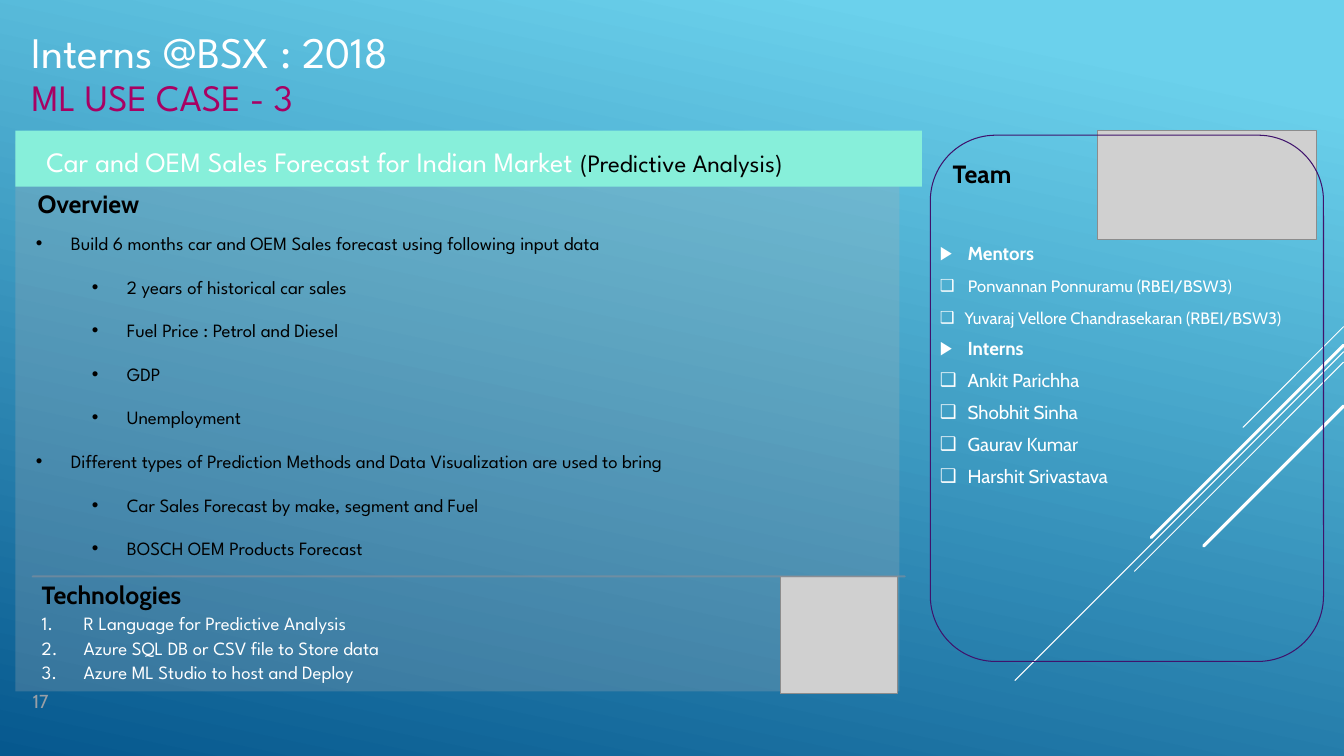
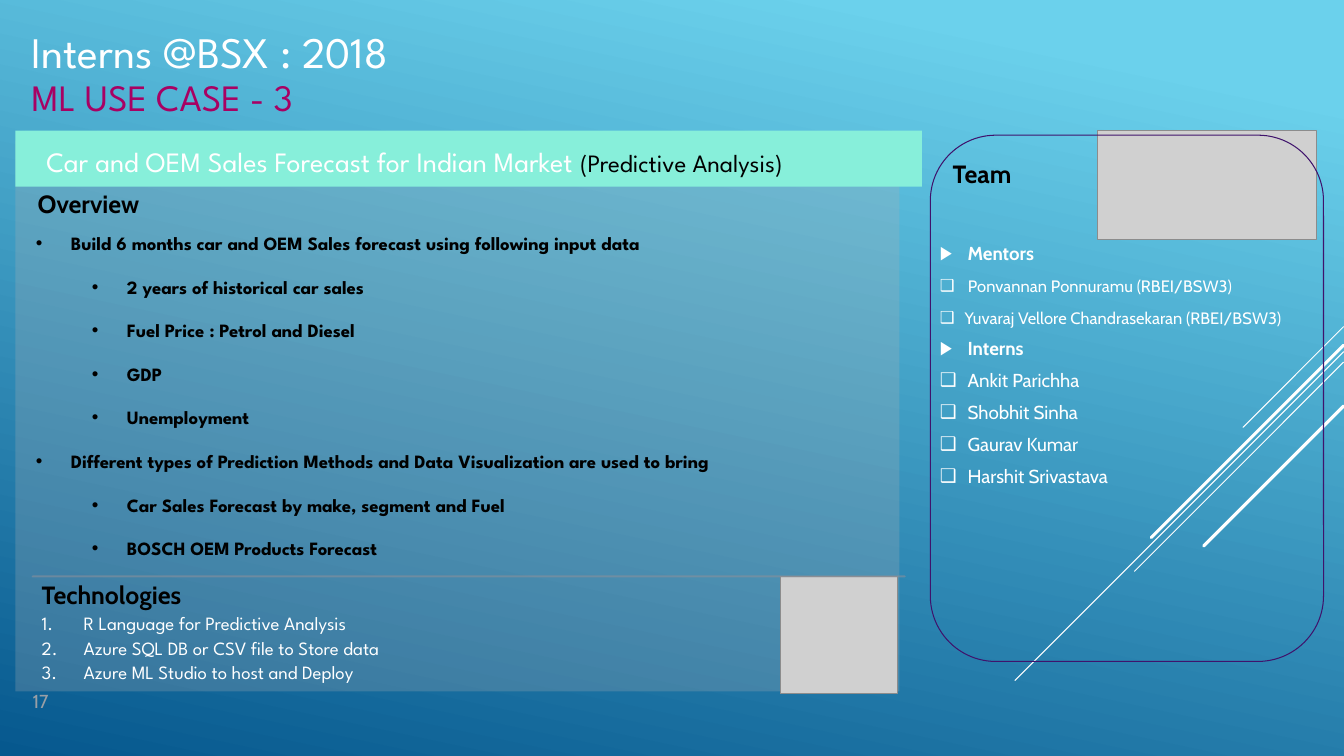
Before and after one commit to ankitparichha/NEWR, a slide deck: slide 18 of NEWPPT.pptx. Drawn at 1344x756 pixels with LibreOffice and Linux fonts; fonts in the diff are those of the drawing; grey boxes stand for pictures. Boxes give left, top, right and bottom in pixels: in the first picture for what was removed or moved away, otherwise in the second. Text is boxed around its words. In the diff, an @@ line names an element or a change of style, - is before the commit and + after.

```diff
--- a/NEWPPT.pptx
+++ b/NEWPPT.pptx
@@ text "Build 6 months car and ..." at (71,237,708,555): bold on @@
```
Also in this commit, not shown: 6 other slides changed.
